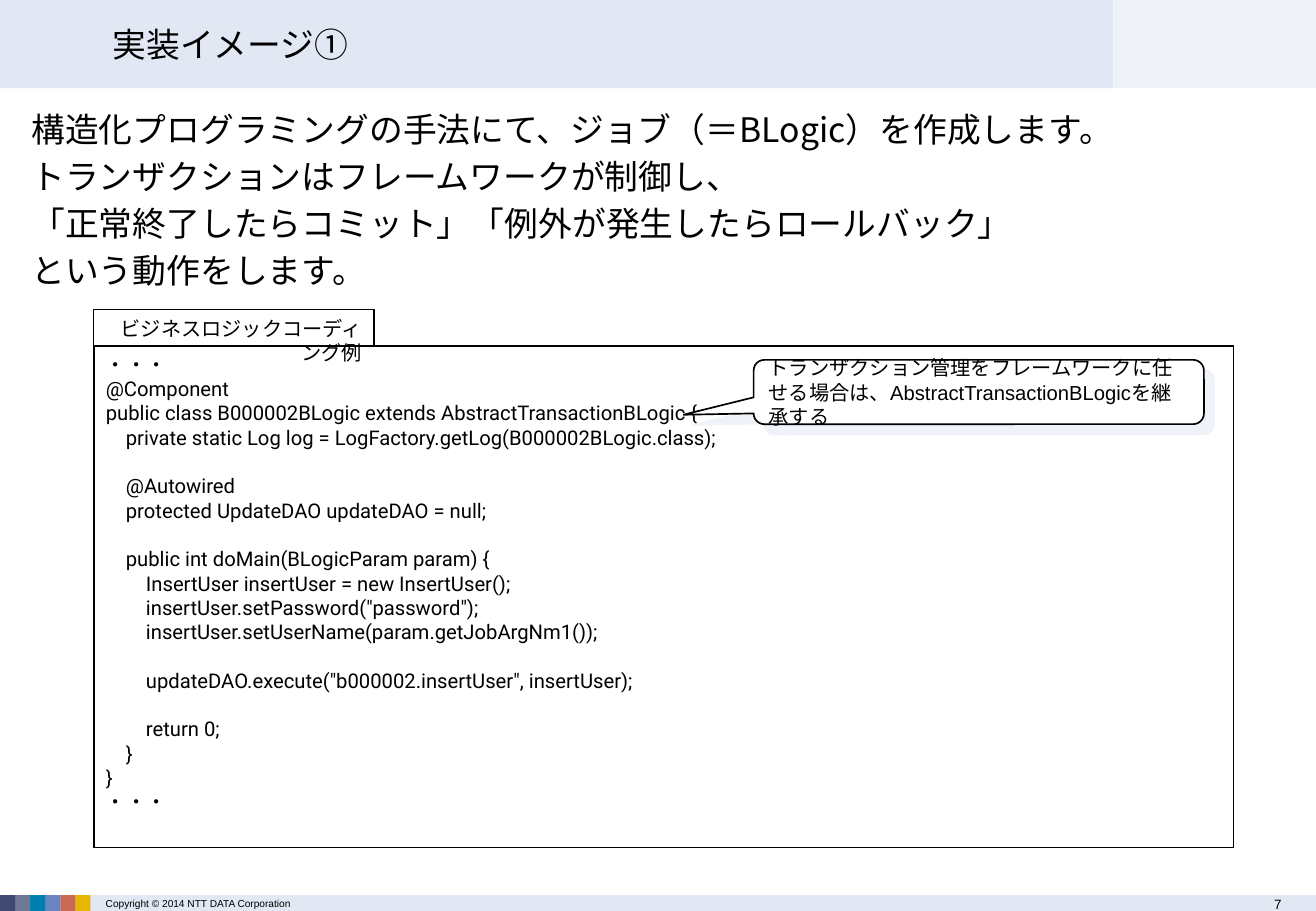
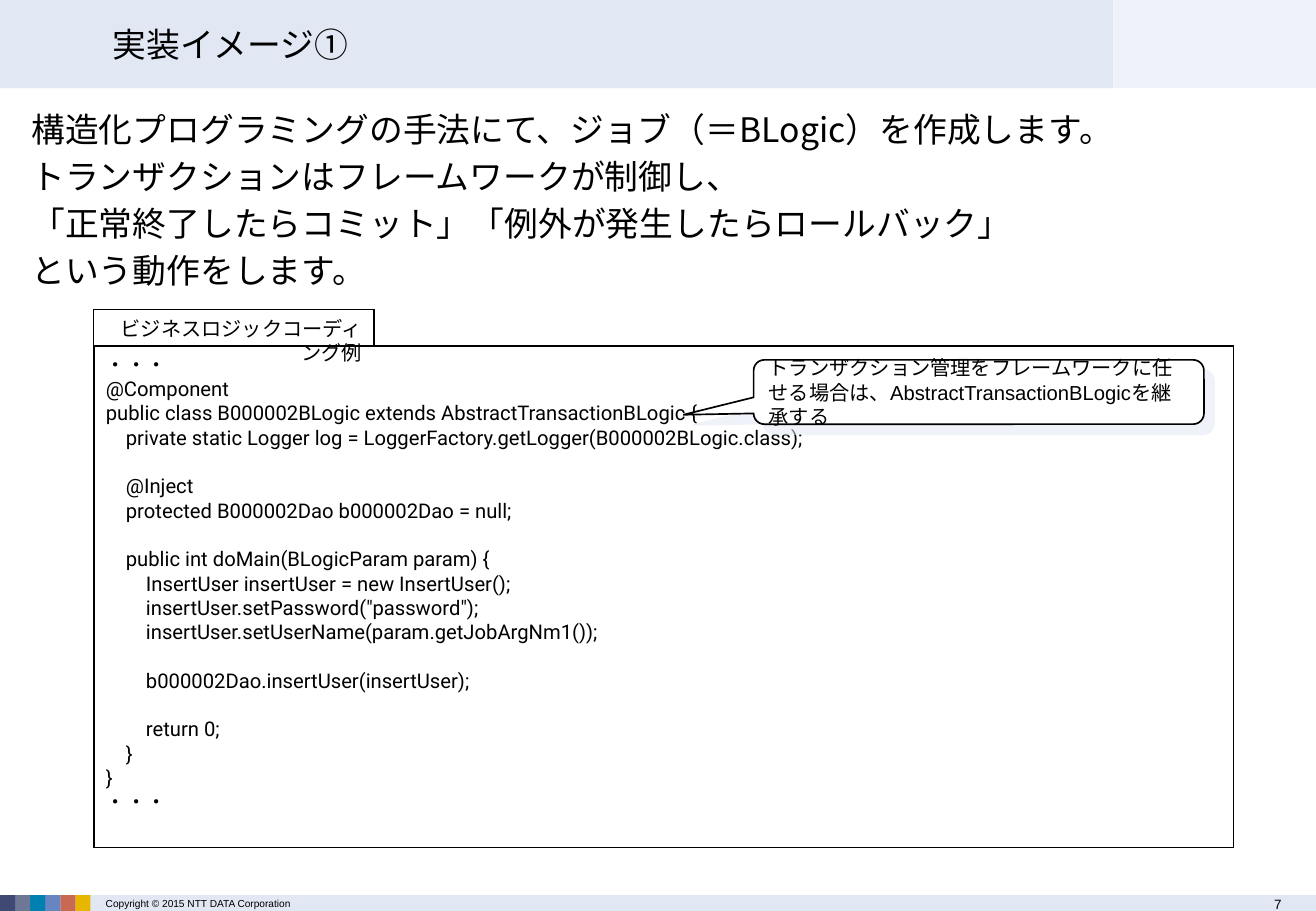
Before and after one commit to terasoluna-batch/terasoluna-doc, a slide deck: slide 7 of architecture/TERASOLUNA Batch Framework for Java Version 3.x 説明資料.pptx. Drawn at 1316x911 pixels with LibreOffice and Linux fonts; fonts in the diff are those of the drawing; background and template pictures are left out. Boxes give left, top, right and bottom in pixels: in the first picture for what was removed or moved away, otherwise in the second. Text is boxed around its words. In the diff, an @@ line names an element or a change of style, - is before the commit and + after.

```diff
--- a/architecture/TERASOLUNA Batch Framework for Java Version 3.x 説明資料.pptx
+++ b/architecture/TERASOLUNA Batch Framework for Java Version 3.x 説明資料.pptx
@@ text in rectangle at (x1=126, y1=429, x2=803, y2=522): text changed @@
-private static Log log = LogFactory.getLog(B000002BLogic.class);
-@Autowired
-protected UpdateDAO updateDAO = null;
+private static Logger log = LoggerFactory.getLogger(B000002BLogic.class);
+@Inject
+protected B000002Dao b000002Dao = null;
@@ text in rectangle at (x1=146, y1=672, x2=469, y2=693): text changed @@
-updateDAO.execute("b000002.insertUser", insertUser);
+b000002Dao.insertUser(insertUser);
@@ text at (x1=106, y1=900, x2=291, y2=909): text changed @@
-Copyright © 2014 NTT DATA Corporation
+Copyright © 2015 NTT DATA Corporation
```
Also in this commit, not shown: 14 other slides changed, 1 slide added, 1 slide removed, 1 other file.
